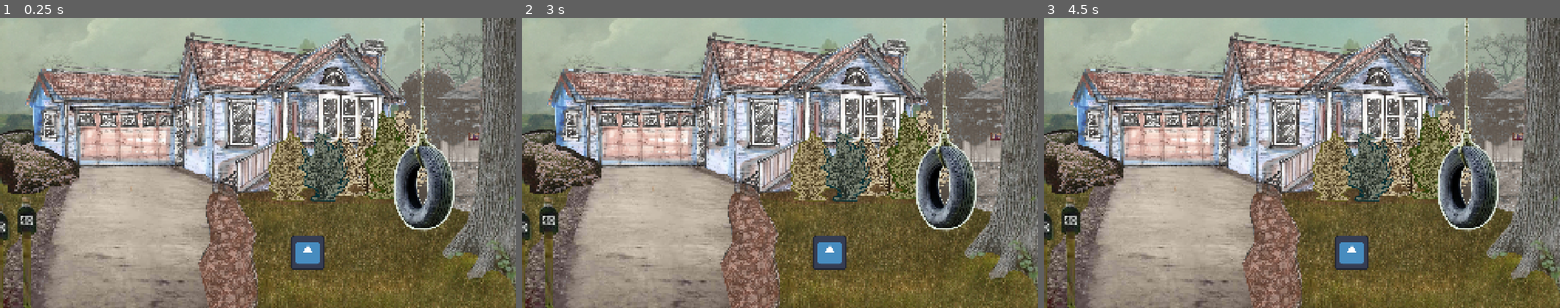
Above: before the commit, frames 1-3 (left to right).
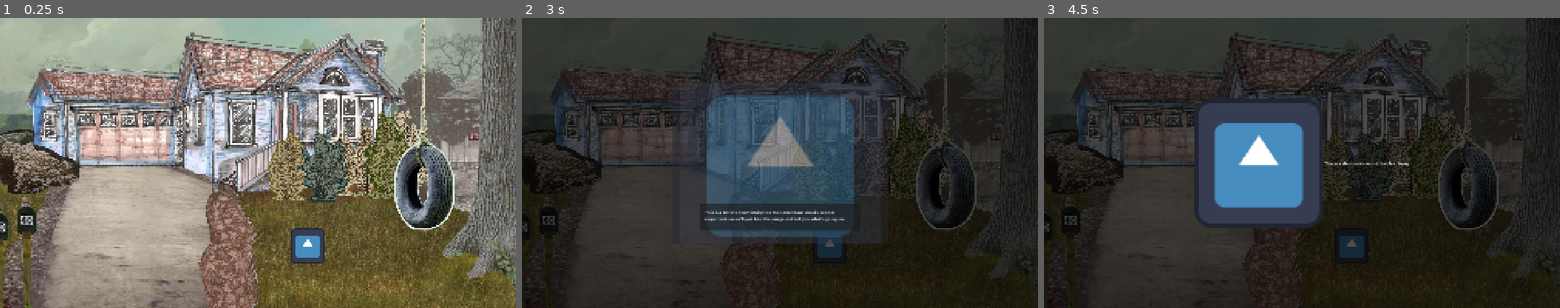
Above: after the commit, the same moments.

Repository: matthew-cavener/house-on-redacted-st
Game: Godot game, scene res://scenes/rooms/house_exterior.tscn
The game is run twice, just before and just after one commit, with the same random seed, the same clock (stepped at 60 frames per second) and the same inputs. This scene is started directly instead of the project's main scene. The engine's default icon, where the game draws it, is replaced by a stand-in: a white triangle on a blue panel in a dark square.
Inputs (mouse positions are in pixels of both pictures, inside the frame that each line leads up to):
- Up to frame 1 (0.25 s): no input
- Up to frame 2 (3 s): click (831, 252) at 0.52 s; click (945, 125) at 1.27 s; click (780, 163) at 2.02 s; click (831, 247) at 2.77 s
- Up to frame 3 (4.5 s): click (1353, 252) at 3.52 s; click (1467, 125) at 4.27 s

The runs differ from the first frame. In frame 1, 1.7% of the frame differs, in the area x 56-89%, y 0-87%; in frame 2, 99%; in frame 3, 99%, in the area x 0-100%, y 0-100%.

Commit message:
feat: add evidence popup

Diff:
--- a/autoload/event_bus.gd
+++ b/autoload/event_bus.gd
@@ -1,6 +1,7 @@
 extends Node
 
 signal object_interacted(object: EvidenceResource)
+signal evidence_popup_requested(evidence: EvidenceResource)
 
 signal puzzle_blank_filled_in(blank_id: String)
 signal puzzle_failed()
--- a/autoload/game_manager.gd
+++ b/autoload/game_manager.gd
@@ -1,8 +1,29 @@
 extends Node
 
+var evidence_popup_scene = preload("res://scenes/ui/evidence_popup.tscn")
+var current_evidence_popup: Control
 
 var current_room: String = "house_exterior"
 var room_history: Array[String] = []
 
+func _ready():
+    EventBus.evidence_popup_requested.connect(_on_evidence_popup_requested)
+
 func change_room(new_room: String) -> void:
     pass
+
+func _on_evidence_popup_requested(evidence: EvidenceResource):
+    show_evidence_popup(evidence)
+
+func show_evidence_popup(evidence: EvidenceResource):
+    if current_evidence_popup:
+        current_evidence_popup.queue_free()
+        current_evidence_popup = null
+
+    current_evidence_popup = evidence_popup_scene.instantiate()
+    get_tree().current_scene.add_child(current_evidence_popup)
+    current_evidence_popup.show_evidence(evidence)
+    current_evidence_popup.tree_exiting.connect(_on_popup_closed)
+
+func _on_popup_closed():
+    current_evidence_popup = null
--- /dev/null
+++ b/data/evidence/house_exterior/demo_letter_evidence.tres
@@ -0,0 +1,12 @@
+[gd_resource type="Resource" script_class="EvidenceResource" load_steps=3 format=3 uid="uid://bklu4sw6rfbis"]
+
+[ext_resource type="Script" uid="uid://dj5gc8n3a6657" path="res://data/resources/evidence_resource.gd" id="1_bow4j"]
+[ext_resource type="Texture2D" uid="uid://6c6n4oj0hcdm" path="res://assets/sprites/icon.svg" id="1_k6232"]
+
+[resource]
+script = ExtResource("1_bow4j")
+id = "demo_letter_evidence"
+name = "Demo Letter Evidence"
+description = "This is a letter or something like that, the visual details are not important, so we'll just blur the image and tell you what's going on."
+image = ExtResource("1_k6232")
+metadata/_custom_type_script = "uid://dj5gc8n3a6657"
--- /dev/null
+++ b/data/evidence/house_exterior/demo_tire_swing.tres
@@ -0,0 +1,14 @@
+[gd_resource type="Resource" script_class="EvidenceResource" load_steps=4 format=3 uid="uid://gdyr2rs1iv4p"]
+
+[ext_resource type="Script" uid="uid://dj5gc8n3a6657" path="res://data/resources/evidence_resource.gd" id="1_8xy71"]
+[ext_resource type="Texture2D" uid="uid://6c6n4oj0hcdm" path="res://assets/sprites/icon.svg" id="1_vgmhl"]
+[ext_resource type="Texture2D" uid="uid://bxv8y34xix5sn" path="res://assets/sprites/items/tire_swing_cropped.png" id="2_ad47e"]
+
+[resource]
+script = ExtResource("1_8xy71")
+id = "demo_tire_swing"
+name = "Demo Tire Swing"
+description = "This is a demonstration of the Tire Swing"
+image = ExtResource("2_ad47e")
+hero_image = ExtResource("1_vgmhl")
+metadata/_custom_type_script = "uid://dj5gc8n3a6657"
--- /dev/null
+++ b/data/evidence/house_exterior/tire_swing.tres
@@ -0,0 +1,14 @@
+[gd_resource type="Resource" script_class="EvidenceResource" load_steps=3 format=3 uid="uid://c46ox2aiqmdxu"]
+
+[ext_resource type="Script" uid="uid://dj5gc8n3a6657" path="res://data/resources/evidence_resource.gd" id="1_xjkqe"]
+[ext_resource type="Texture2D" uid="uid://bxv8y34xix5sn" path="res://assets/sprites/items/tire_swing_cropped.png" id="2_wa6mc"]
+
+[resource]
+resource_local_to_scene = true
+script = ExtResource("1_xjkqe")
+id = "tire_swing"
+name = "tire swing"
+description = "An old tire swing"
+image = ExtResource("2_wa6mc")
+hero_image = ExtResource("2_wa6mc")
+metadata/_custom_type_script = "uid://dj5gc8n3a6657"
--- a/data/evidence/tire_swing.tres
+++ /dev/null
@@ -1,15 +0,0 @@
-[gd_resource type="Resource" script_class="EvidenceResource" load_steps=4 format=3 uid="uid://c46ox2aiqmdxu"]
-
-[ext_resource type="Texture2D" uid="uid://6c6n4oj0hcdm" path="res://assets/sprites/icon.svg" id="1_wa6mc"]
-[ext_resource type="Script" uid="uid://dj5gc8n3a6657" path="res://data/resources/evidence_resource.gd" id="1_xjkqe"]
-[ext_resource type="Texture2D" uid="uid://c8clulkbd14g3" path="res://assets/sprites/items/tire_swing.png" id="2_f8rit"]
-
-[resource]
-resource_local_to_scene = true
-script = ExtResource("1_xjkqe")
-id = "tire_swing"
-name = "tire swing"
-description = "An old tire swing"
-image = ExtResource("2_f8rit")
-hero_image = ExtResource("1_wa6mc")
-metadata/_custom_type_script = "uid://dj5gc8n3a6657"
--- a/scenes/rooms/house_exterior.tscn
+++ b/scenes/rooms/house_exterior.tscn
@@ -2,10 +2,10 @@
 
 [ext_resource type="Script" uid="uid://hefq3hnpwyrq" path="res://scenes/rooms/house_exterior.gd" id="1_s2xer"]
 [ext_resource type="Texture2D" uid="uid://ddox1ysevrpw8" path="res://assets/sprites/backgrounds/house_exterior.png" id="2_j31ps"]
-[ext_resource type="Texture2D" uid="uid://c8clulkbd14g3" path="res://assets/sprites/items/tire_swing.png" id="4_1fkhj"]
-[ext_resource type="Resource" uid="uid://c46ox2aiqmdxu" path="res://data/evidence/tire_swing.tres" id="5_hockt"]
+[ext_resource type="Resource" uid="uid://gdyr2rs1iv4p" path="res://data/evidence/house_exterior/demo_tire_swing.tres" id="5_1fkhj"]
 [ext_resource type="Texture2D" uid="uid://6c6n4oj0hcdm" path="res://assets/sprites/icon.svg" id="5_xlja1"]
-[ext_resource type="Resource" uid="uid://dxjc6mkiwtcri" path="res://data/evidence/placeholder_non_hero.tres" id="7_gqelu"]
+[ext_resource type="Texture2D" uid="uid://bxv8y34xix5sn" path="res://assets/sprites/items/tire_swing_cropped.png" id="6_hockt"]
+[ext_resource type="Resource" uid="uid://bklu4sw6rfbis" path="res://data/evidence/house_exterior/demo_letter_evidence.tres" id="7_hockt"]
 [ext_resource type="Script" uid="uid://cyoq41rm1sg7e" path="res://scenes/ui/evidence_button.gd" id="7_xwprl"]
 
 [node name="HouseExterior" type="Control"]
@@ -28,22 +28,23 @@
 expand_mode = 1
 stretch_mode = 6
 
-[node name="PlaceholderNonHeroEvidence" type="TextureButton" parent="Background"]
+[node name="TireSwingEvidence" type="TextureButton" parent="Background"]
+layout_mode = 0
+offset_left = 1456.0
+offset_right = 1705.0
+offset_bottom = 801.0
+texture_normal = ExtResource("6_hockt")
+script = ExtResource("7_xwprl")
+evidence_resource = ExtResource("5_1fkhj")
+metadata/_custom_type_script = "uid://cyoq41rm1sg7e"
+
+[node name="LetterEvidence" type="TextureButton" parent="Background"]
 layout_mode = 0
 offset_left = 1080.0
-offset_top = 808.0
+offset_top = 784.0
 offset_right = 1208.0
-offset_bottom = 936.0
+offset_bottom = 912.0
 texture_normal = ExtResource("5_xlja1")
 script = ExtResource("7_xwprl")
-evidence_resource = ExtResource("7_gqelu")
+evidence_resource = ExtResource("7_hockt")
 metadata/_custom_type_script = "uid://cyoq41rm1sg7e"
-
-[node name="EvidenceButton" type="TextureButton" parent="Background"]
-layout_mode = 0
-offset_right = 40.0
-offset_bottom = 40.0
-texture_normal = ExtResource("4_1fkhj")
-script = ExtResource("7_xwprl")
-evidence_resource = ExtResource("5_hockt")
-metadata/_custom_type_script = "uid://cyoq41rm1sg7e"
--- a/scenes/ui/evidence_button.gd
+++ b/scenes/ui/evidence_button.gd
@@ -10,9 +10,16 @@
     pressed.connect(_on_pressed)
     _update_texture()
 
+func _get_configuration_warnings():
+    var warnings = []
+    if not evidence_resource:
+        warnings.append("EvidenceButton is missing an EvidenceResource")
+    return warnings
+
 func set_evidence_resource(value: EvidenceResource):
     evidence_resource = value
     _update_texture()
+    update_configuration_warnings()
 
 func _update_texture():
     if evidence_resource and evidence_resource.image:
@@ -21,3 +28,4 @@
 func _on_pressed():
     evidence_clicked.emit(evidence_resource)
     EventBus.object_interacted.emit(evidence_resource)
+    EventBus.evidence_popup_requested.emit(evidence_resource)
--- a/scenes/ui/evidence_button.tscn
+++ b/scenes/ui/evidence_button.tscn
@@ -1,9 +1,7 @@
 [gd_scene load_steps=2 format=3 uid="uid://cg8ph6xr8ylrx"]
 
-[ext_resource type="Script" path="res://scenes/ui/evidence_button.gd" id="1_evidence_button"]
+[ext_resource type="Script" uid="uid://cyoq41rm1sg7e" path="res://scenes/ui/evidence_button.gd" id="1_evidence_button"]
 
 [node name="EvidenceButton" type="TextureButton"]
-layout_mode = 3
-anchors_preset = 0
 stretch_mode = 4
 script = ExtResource("1_evidence_button")
--- a/scenes/ui/evidence_popup.gd
+++ b/scenes/ui/evidence_popup.gd
@@ -1 +1,53 @@
+class_name EvidencePopup
 extends Control
+
+@onready var background: ColorRect = $Background
+@onready var popup_container: Control = $PopupContainer
+@onready var hero_layout: HBoxContainer = $PopupContainer/HeroLayout
+@onready var hero_image: TextureRect = $PopupContainer/HeroLayout/HeroImage
+@onready var hero_text: RichTextLabel = $PopupContainer/HeroLayout/HeroText
+@onready var overlay_layout: Control = $PopupContainer/OverlayLayout
+@onready var overlay_image: TextureRect = $PopupContainer/OverlayLayout/OverlayImage
+@onready var description_panel: Panel = $PopupContainer/OverlayLayout/DescriptionPanel
+@onready var description_label: RichTextLabel = $PopupContainer/OverlayLayout/DescriptionLabel
+@onready var close_area: Control = $CloseArea
+
+var current_evidence: EvidenceResource
+
+func _ready():
+    hide()
+    close_area.gui_input.connect(_on_close_area_input)
+
+func show_evidence(evidence: EvidenceResource):
+    current_evidence = evidence
+    _setup_display()
+    show()
+
+func _setup_display():
+    if not current_evidence:
+        return
+
+    if current_evidence.hero_image:
+        hero_layout.show()
+        overlay_layout.hide()
+        hero_image.texture = current_evidence.hero_image
+        hero_text.text = current_evidence.description
+        hero_image.size_flags_horizontal = Control.SIZE_EXPAND_FILL
+        hero_image.custom_minimum_size.x = 400
+        hero_text.size_flags_horizontal = Control.SIZE_EXPAND_FILL
+        hero_text.fit_content = true
+    else:
+        hero_layout.hide()
+        overlay_layout.show()
+        overlay_image.texture = current_evidence.image
+        overlay_image.modulate = Color(1, 1, 1, 0.4)
+        description_label.text = current_evidence.description
+
+func _on_close_area_input(event: InputEvent):
+    if event is InputEventMouseButton and event.pressed:
+        hide()
+
+func _input(event: InputEvent):
+    if visible and event is InputEventKey and event.pressed:
+        if event.keycode == KEY_ESCAPE:
+            hide()
--- a/scenes/ui/evidence_popup.tscn
+++ b/scenes/ui/evidence_popup.tscn
@@ -10,3 +10,105 @@
 grow_horizontal = 2
 grow_vertical = 2
 script = ExtResource("1_lvauh")
+
+[node name="Background" type="ColorRect" parent="."]
+layout_mode = 1
+anchors_preset = 15
+anchor_right = 1.0
+anchor_bottom = 1.0
+grow_horizontal = 2
+grow_vertical = 2
+color = Color(0, 0, 0, 0.7)
+
+[node name="PopupContainer" type="Control" parent="."]
+layout_mode = 1
+anchors_preset = 8
+anchor_left = 0.5
+anchor_top = 0.5
+anchor_right = 0.5
+anchor_bottom = 0.5
+offset_left = -400.0
+offset_top = -300.0
+offset_right = 400.0
+offset_bottom = 300.0
+grow_horizontal = 2
+grow_vertical = 2
+
+[node name="HeroLayout" type="HBoxContainer" parent="PopupContainer"]
+layout_mode = 1
+anchors_preset = 15
+anchor_right = 1.0
+anchor_bottom = 1.0
+grow_horizontal = 2
+grow_vertical = 2
+
+[node name="HeroImage" type="TextureRect" parent="PopupContainer/HeroLayout"]
+layout_mode = 2
+size_flags_horizontal = 3
+size_flags_stretch_ratio = 1.5
+expand_mode = 1
+stretch_mode = 5
+
+[node name="HeroText" type="RichTextLabel" parent="PopupContainer/HeroLayout"]
+layout_mode = 2
+size_flags_horizontal = 3
+bbcode_enabled = true
+fit_content = true
+horizontal_alignment = 1
+vertical_alignment = 1
+
+[node name="OverlayLayout" type="Control" parent="PopupContainer"]
+layout_mode = 1
+anchors_preset = 15
+anchor_right = 1.0
+anchor_bottom = 1.0
+grow_horizontal = 2
+grow_vertical = 2
+
+[node name="OverlayImage" type="TextureRect" parent="PopupContainer/OverlayLayout"]
+layout_mode = 1
+anchors_preset = 15
+anchor_right = 1.0
+anchor_bottom = 1.0
+grow_horizontal = 2
+grow_vertical = 2
+expand_mode = 1
+stretch_mode = 6
+
+[node name="DescriptionPanel" type="Panel" parent="PopupContainer/OverlayLayout"]
+layout_mode = 1
+anchors_preset = 7
+anchor_left = 0.5
+anchor_top = 1.0
+anchor_right = 0.5
+anchor_bottom = 1.0
+offset_left = -300.0
+offset_top = -150.0
+offset_right = 300.0
+offset_bottom = -50.0
+grow_horizontal = 2
+grow_vertical = 0
+
+[node name="DescriptionLabel" type="RichTextLabel" parent="PopupContainer/OverlayLayout"]
+layout_mode = 1
+anchors_preset = 7
+anchor_left = 0.5
+anchor_top = 1.0
+anchor_right = 0.5
+anchor_bottom = 1.0
+offset_left = -280.0
+offset_top = -130.0
+offset_right = 280.0
+offset_bottom = -70.0
+grow_horizontal = 2
+grow_vertical = 0
+bbcode_enabled = true
+fit_content = true
+
+[node name="CloseArea" type="Control" parent="."]
+layout_mode = 1
+anchors_preset = 15
+anchor_right = 1.0
+anchor_bottom = 1.0
+grow_horizontal = 2
+grow_vertical = 2
Binary file removed: assets/sprites/items/tire_swing.png
Binary file added: assets/sprites/items/tire_swing_cropped.png
Not shown, changed: assets/sprites/items/tire_swing_cropped.png.import
Renamed: data/evidence/placeholder_non_hero.tres -> data/evidence/house_exterior/placeholder_non_hero.tres
